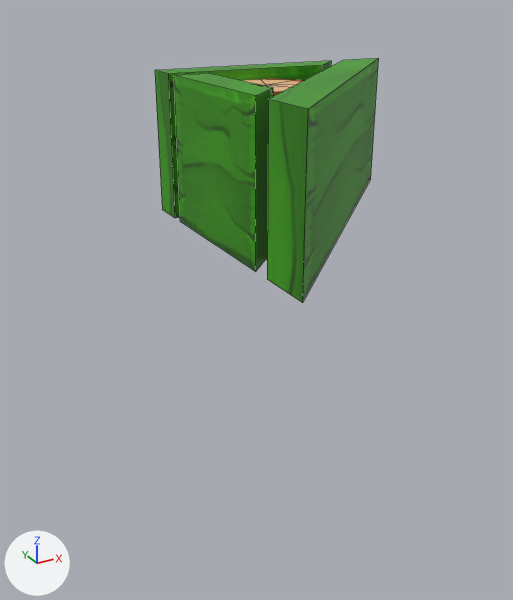
The FBX model Assets/Art/Models/Obstacles/triangles/triangle_green_01.fbx: old version first, new version second.
Both versions are drawn from a 50 mm camera at (-0.98, -1.72, 0.61) aimed at (-0.17, -0.27, -0.12). Lighting does not change. The marker at lower left points along +X, +Y and +Z. Mesh edges are drawn as thin lines. Where no turn or scale is listed for an object, it has been applied to the vertices.

Objects in the first picture: 'wall_37', 'wall_38', 'wall_39'.
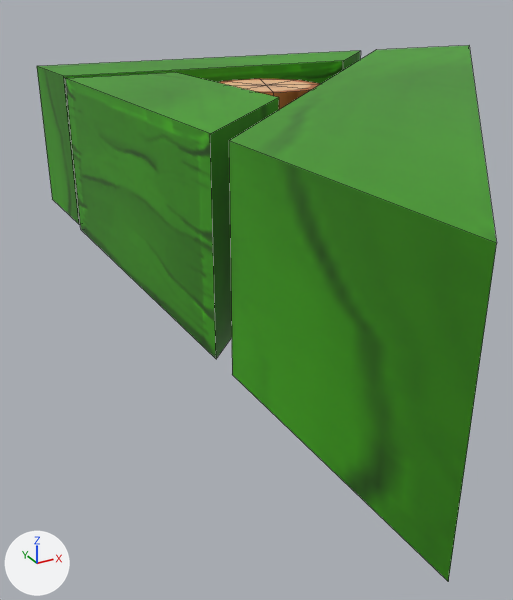
Where the change shows, as pixel boxes (x1, y1, x2, y2) in the pictures (513 x 600 px):
```json
{"object": "wall_69", "change": "added", "after": [229, 45, 497, 581], "on screen": "green"}
{"object": "wall_67", "change": "added", "after": [65, 72, 279, 359], "on screen": "green"}
{"object": "wall_39", "change": "deleted", "before": [267, 58, 379, 303], "on screen": "green"}
{"object": "wall_38", "change": "deleted", "before": [174, 73, 273, 272], "on screen": "green"}
{"object": "wall_68", "change": "added", "after": [37, 51, 361, 224], "on screen": "green"}
{"object": "wall_37", "change": "deleted", "before": [155, 61, 331, 218], "on screen": "green"}
{"object": "Middle_12", "change": "unchanged, uncovered by the edit", "before": [241, 79, 303, 96], "after": [218, 78, 320, 110]}
```

Scene script edits in JSON lines:
```json
{"op": "add", "block": "me_mesh_003_1", "code": ["me_mesh_003_1 = bpy.data.meshes.new('Mesh.003')", "me_mesh_003_1.from_pydata(...)  # 8 vertices, 6 faces; spans x -0.555..0.612, y -0.15..0.15, z -0.2..0.2", "me_mesh_003_1.materials.append(mat_m_wood)  # picture img_t_obstacles_png"]}
{"op": "add", "block": "me_mesh_006", "code": ["me_mesh_006 = bpy.data.meshes.new('Mesh.006')", "me_mesh_006.from_pydata(...)  # 8 vertices, 6 faces; spans x -1.09..0.62, y -0.92..0.88, z 0.0..0.4", "me_mesh_006.materials.append(mat_m_wood)  # picture img_t_obstacles_png"]}
{"op": "add", "block": "me_mesh_004_1", "code": ["me_mesh_004_1 = bpy.data.meshes.new('Mesh.004')", "me_mesh_004_1.from_pydata(...)  # 8 vertices, 6 faces; spans x -0.15..0.15, y -0.592..0.262, z -0.2..0.2", "me_mesh_004_1.materials.append(mat_m_wood)  # picture img_t_obstacles_png"]}
{"op": "remove", "block": "ob_wall_37", "code": ["ob_wall_37 = bpy.data.objects.new('wall_37', me_mesh_002)", "ob_wall_37.location = (0.067, 0.147, 0.2)"]}
{"op": "remove", "block": "ob_wall_39", "code": ["ob_wall_39 = bpy.data.objects.new('wall_39', me_mesh_003)", "ob_wall_39.location = (0.16, -0.17, 0.2)"]}
{"op": "remove", "block": "ob_wall_38", "code": ["ob_wall_38 = bpy.data.objects.new('wall_38', me_mesh_001)", "ob_wall_38.location = (-0.149, -0.134, 0.2)"]}
{"op": "add", "block": "ob_wall_68", "code": ["ob_wall_68 = bpy.data.objects.new('wall_68', me_mesh_003_1)", "ob_wall_68.location = (0.067, 0.35, 0.2)"]}
{"op": "add", "block": "ob_wall_69", "code": ["ob_wall_69 = bpy.data.objects.new('wall_69', me_mesh_006)", "ob_wall_69.location = (0.591, -0.375, 0.0)"]}
{"op": "add", "block": "ob_wall_67", "code": ["ob_wall_67 = bpy.data.objects.new('wall_67', me_mesh_004_1)", "ob_wall_67.location = (-0.347, -0.108, 0.2)"]}
```
